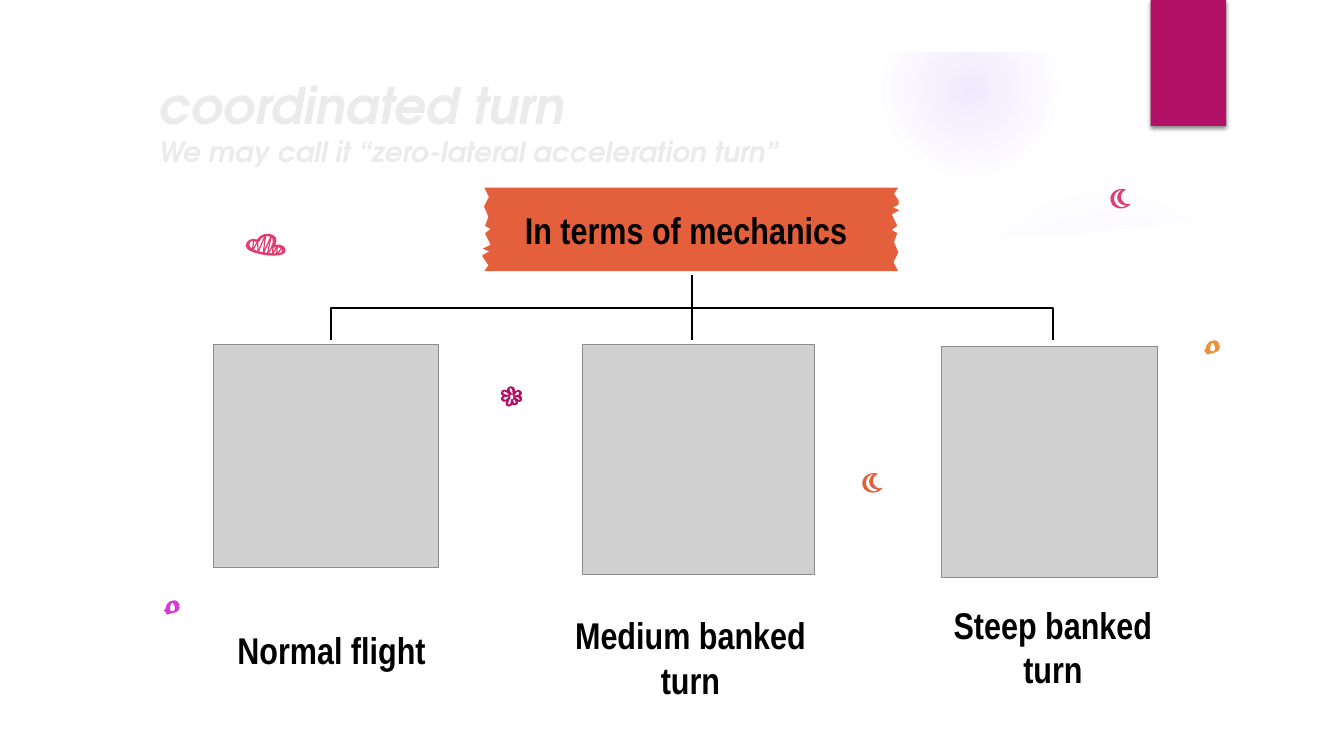
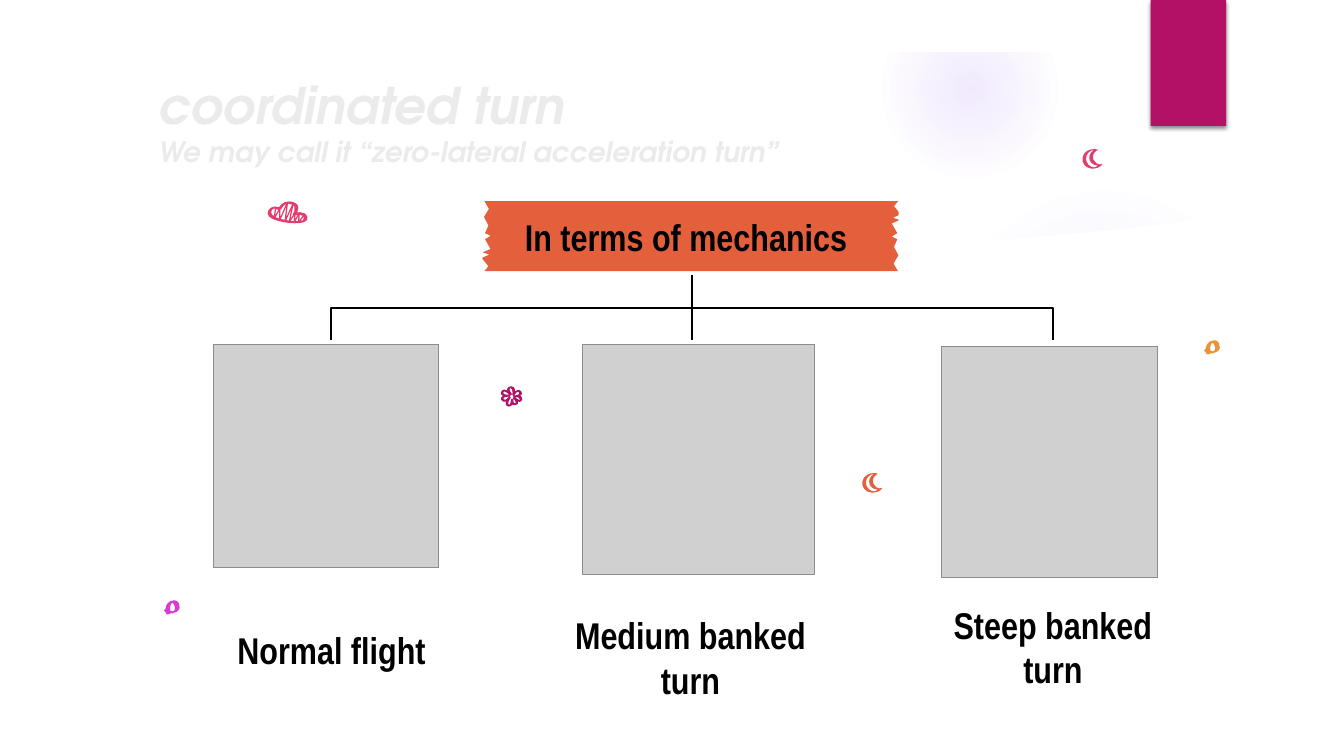
Before and after one commit to Aero-Mohamed/Autopilot, a slide deck: slide 3 of Task 6/Task6_G4_presentation.pptx (slide 4 before the commit). Drawn at 1344x756 pixels with LibreOffice and Linux fonts; fonts in the diff are those of the drawing; grey boxes stand for pictures; background and template pictures are left out. Boxes give left, top, right and bottom in pixels: in the first picture for what was removed or moved away, otherwise in the second. Text is boxed around its words. In the diff, an @@ line names an element or a change of style, - is before the commit and + after.

```diff
--- a/Task 6/Task6_G4_presentation.pptx
+++ b/Task 6/Task6_G4_presentation.pptx
@@ freeform shape: place and size @@
-freeform shape at <box>1109,187,1132,210</box>
+freeform shape at <box>1082,148,1105,170</box>
@@ freeform shape: place and size @@
-freeform shape at <box>245,234,287,256</box>
+freeform shape at <box>267,202,310,224</box>
@@ freeform shape "In terms of mechanics": place and size @@
-freeform shape "In terms of mechanics" at <box>483,188,899,271</box>
+freeform shape "In terms of mechanics" at <box>483,202,899,271</box>
```
Also in this commit, not shown: 9 other slides changed, 7 slides added, 1 slide removed, 20 other files.
